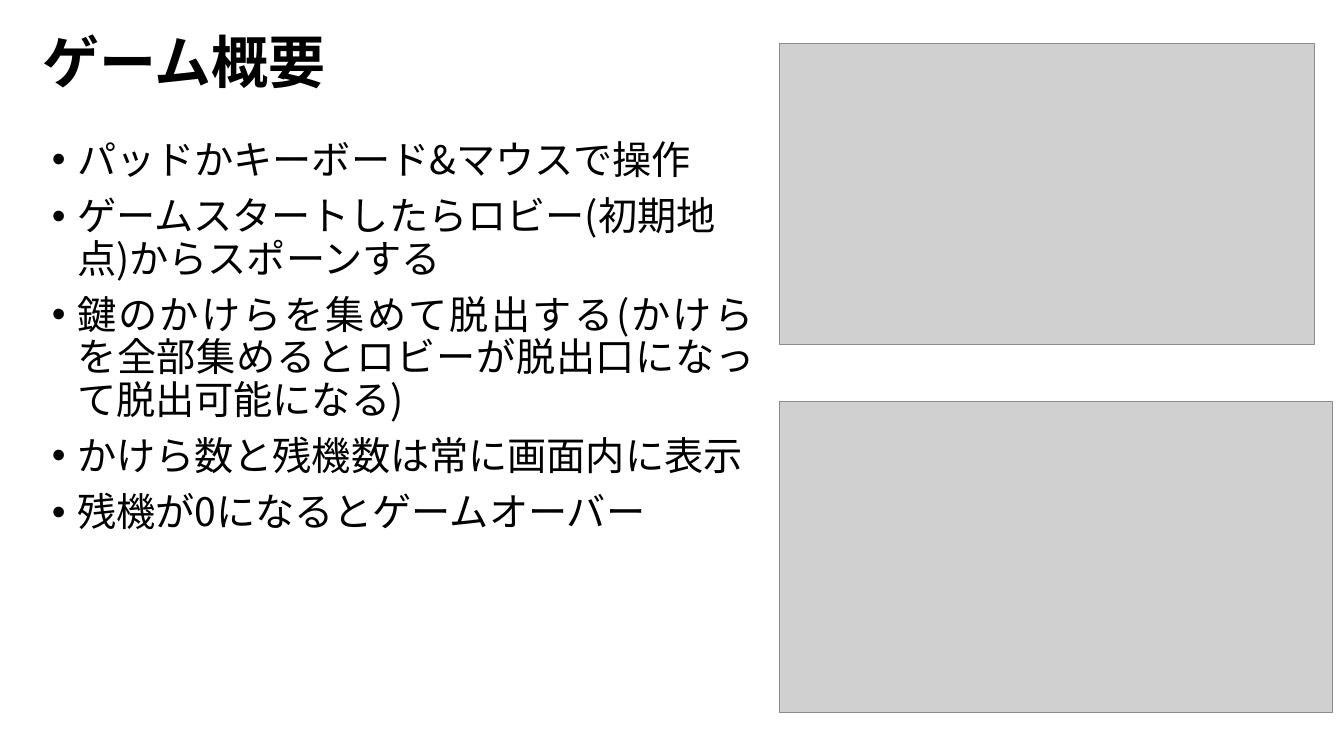
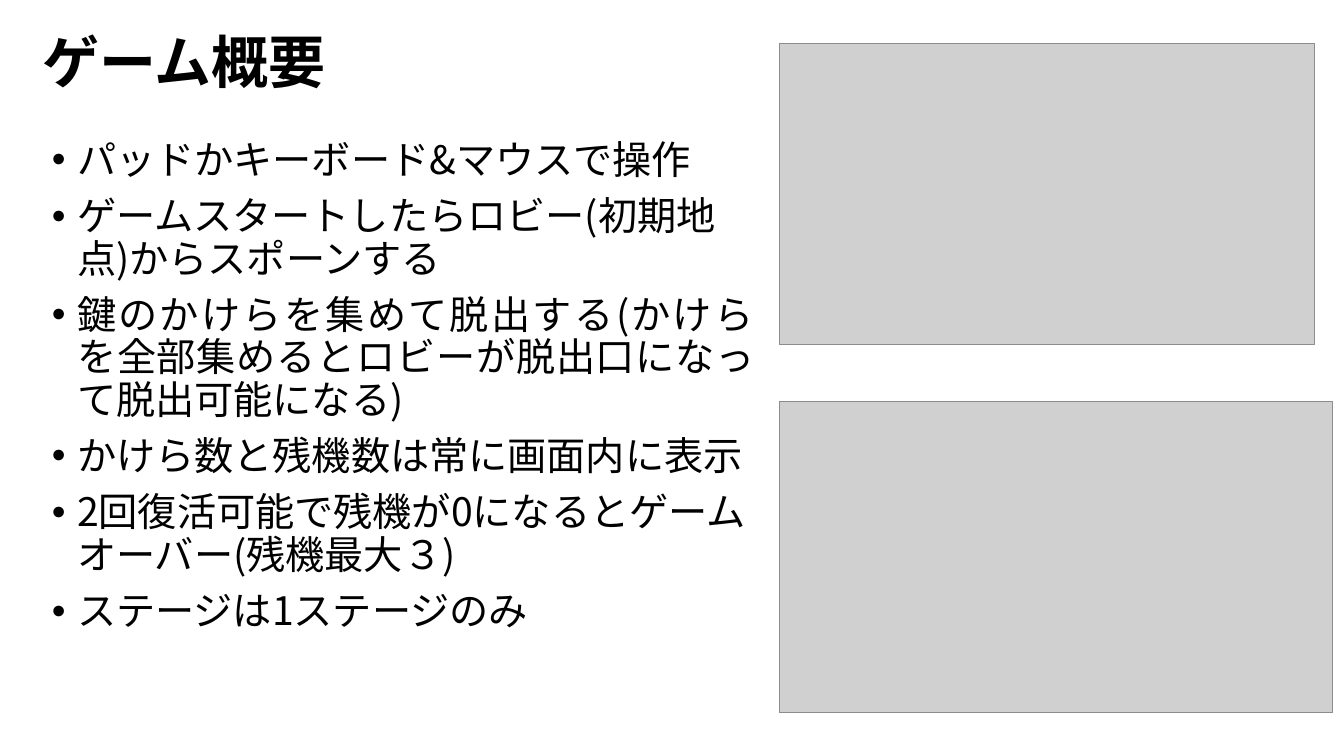
Before and after one commit to FunasakoYuga/GlassesGame, a slide deck: slide 4 of SewerEscape企画書.pptx. Drawn at 1344x756 pixels with LibreOffice and Linux fonts; fonts in the diff are those of the drawing; grey boxes stand for pictures. Boxes give left, top, right and bottom in pixels: in the first picture for what was removed or moved away, otherwise in the second. Text is boxed around its words. In the diff, an @@ line names an element or a change of style, - is before the commit and + after.

```diff
--- a/SewerEscape企画書.pptx
+++ b/SewerEscape企画書.pptx
@@ text at box(77, 529, 528, 628): text changed @@
-• 残機が0になるとゲームオーバー
+• 2回復活可能で残機が0になるとゲームオーバー(残機最大３)
+• ステージは1ステージのみ
```
Also in this commit, not shown: 1 other slide changed.
